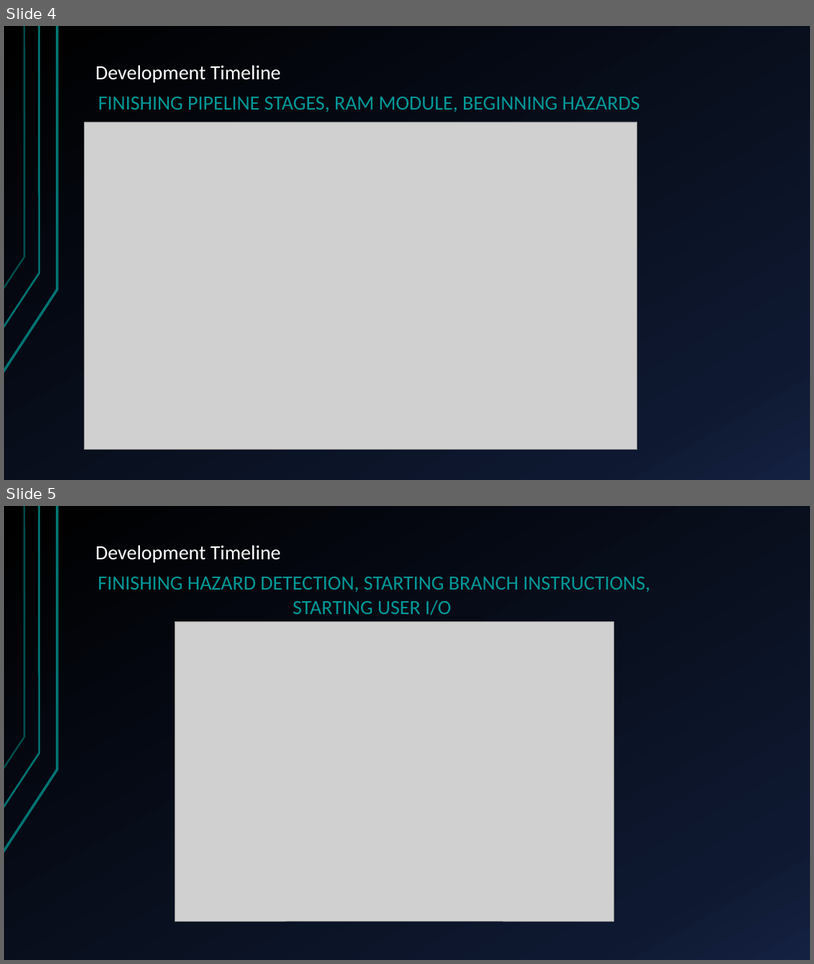
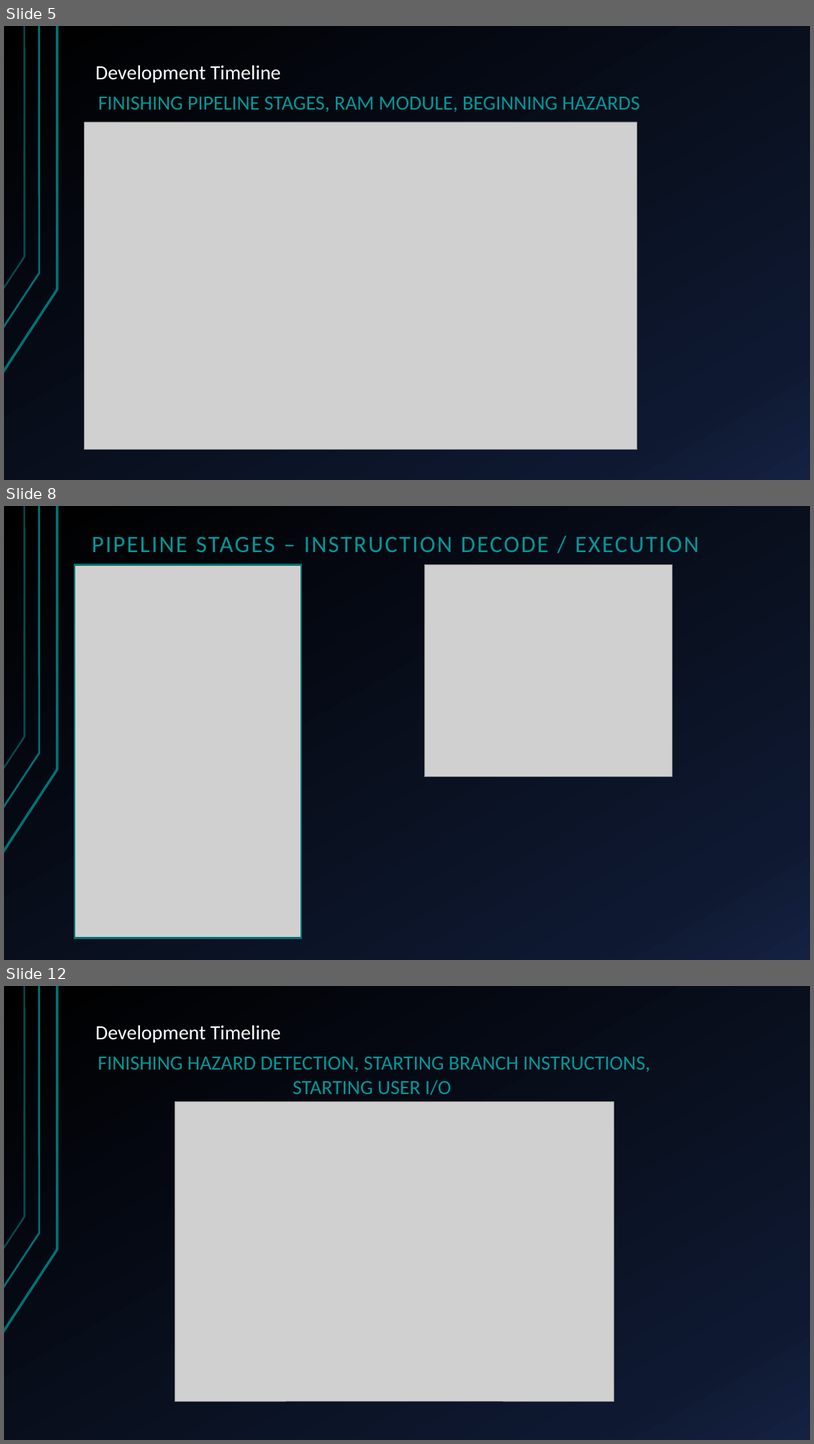
Before and after one commit to HansSanitizer/CENG-450-Project, a slide deck: Documentation/Long-Mann 16-Bit RISC Processor.pptx. Shown one above the other, each under a label of ours: slides 4 and 5 before the commit, slides 5, 8 and 12 after it; the slides between them are not shown. The pictures are 814x964 and 814x1444 pixels, drawn with LibreOffice and Linux fonts; fonts in the diff are those of the drawing; grey boxes stand for pictures. Boxes give left, top, right and bottom in pixels: in the first picture for what was removed or moved away, otherwise in the second. Text is boxed around its words. In the diff, an @@ line names an element or a change of style, - is before the commit and + after.

```diff
--- a/Documentation/Long-Mann 16-Bit RISC Processor.pptx
+++ b/Documentation/Long-Mann 16-Bit RISC Processor.pptx
@@ slide 8 added at (x1=4, y1=506, x2=810, y2=960), background gradient #000000 to #0F1931 to #142242; not listed: 3 template elements that a slide beside it also shows @@
@@ title added at (x1=92, y1=537, x2=700, y2=552), 28 pt, text #009999 @@
+PIPELINE STAGES – INSTRUCTION DECODE / EXECUTION
@@ picture added at (x1=74, y1=565, x2=301, y2=938) @@
@@ picture added at (x1=424, y1=565, x2=672, y2=777) @@
@@ what was slide 4 is now slide 5 @@
@@ what was slide 5 is now slide 12 @@
```
Also in this commit, not shown: 1 slide changed, 7 other slides added, 2 slides removed.
